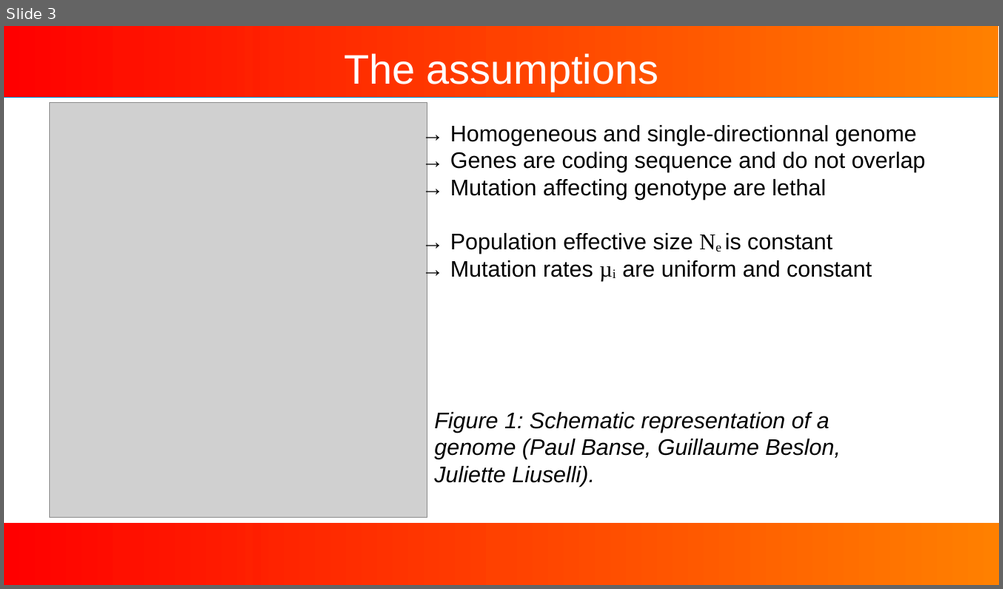
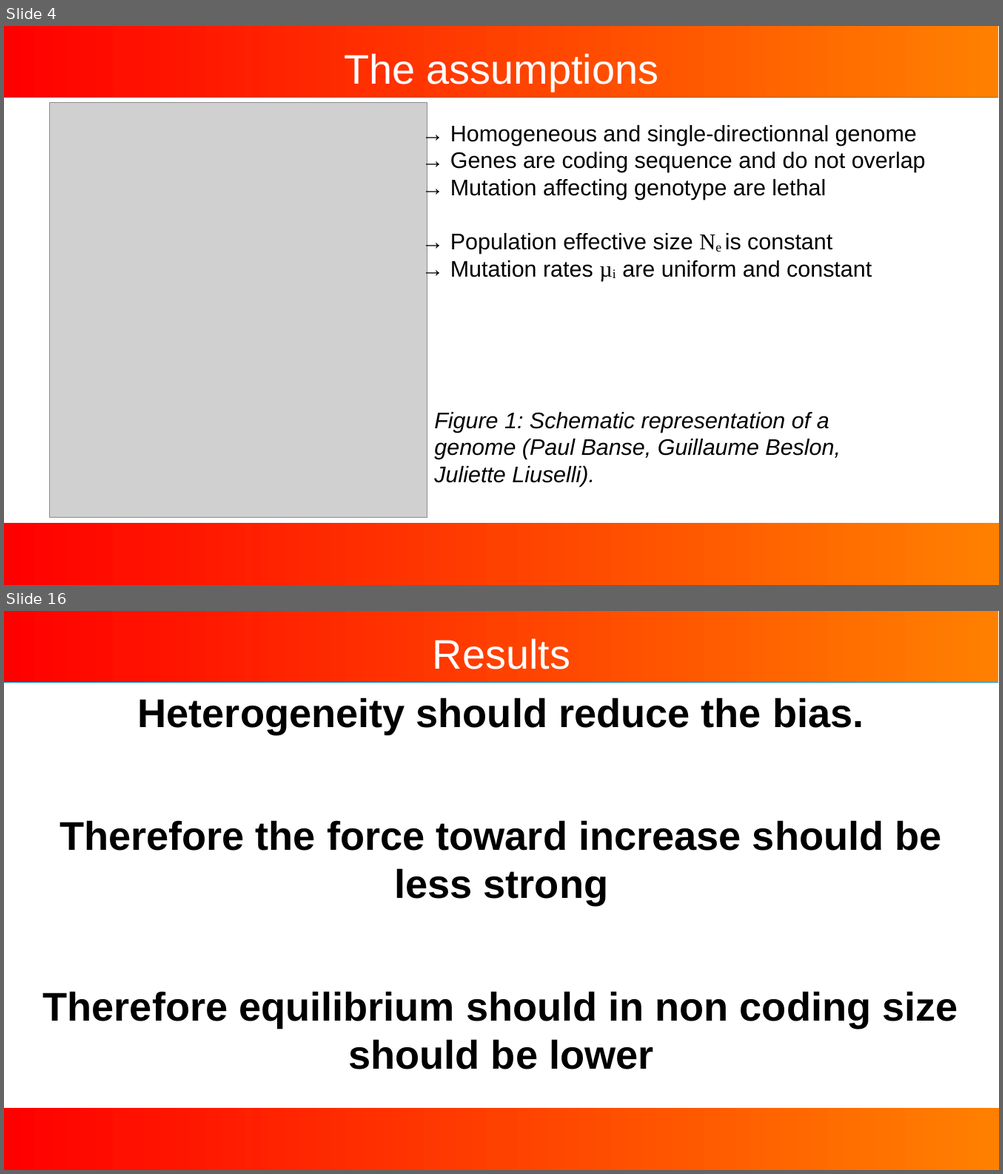
Before and after one commit to Jojobarbarr/AL_predict, a slide deck: talk.odp. Shown one above the other, each under a label of ours: slide 3 before the commit, slides 4 and 16 after it; the slides between them are not shown. The pictures are 1003x589 and 1003x1174 pixels, drawn with LibreOffice and Linux fonts; fonts in the diff are those of the drawing; grey boxes stand for pictures; background and template pictures are left out. Boxes give left, top, right and bottom in pixels: in the first picture for what was removed or moved away, otherwise in the second. Text is boxed around its words. In the diff, an @@ line names an element or a change of style, - is before the commit and + after.

```diff
--- a/talk.odp
+++ b/talk.odp
@@ slide 16 added at box(4, 611, 999, 1170), background #FFFFFF; not listed: 2 template elements that a slide beside it also shows @@
@@ title added at box(432, 638, 570, 669), 33 pt, text #FFFFFF @@
+Results
@@ text added at box(43, 698, 957, 1070), 32 pt, text #000000, bold @@
+Heterogeneity should reduce the bias.
+Therefore the force toward increase should be less strong
+Therefore equilibrium should in non coding size should be lower
@@ what was slide 3 is now slide 4 @@
```
Also in this commit, not shown: 7 slides changed, 10 other slides added, 2 slides removed, 8 other files.
